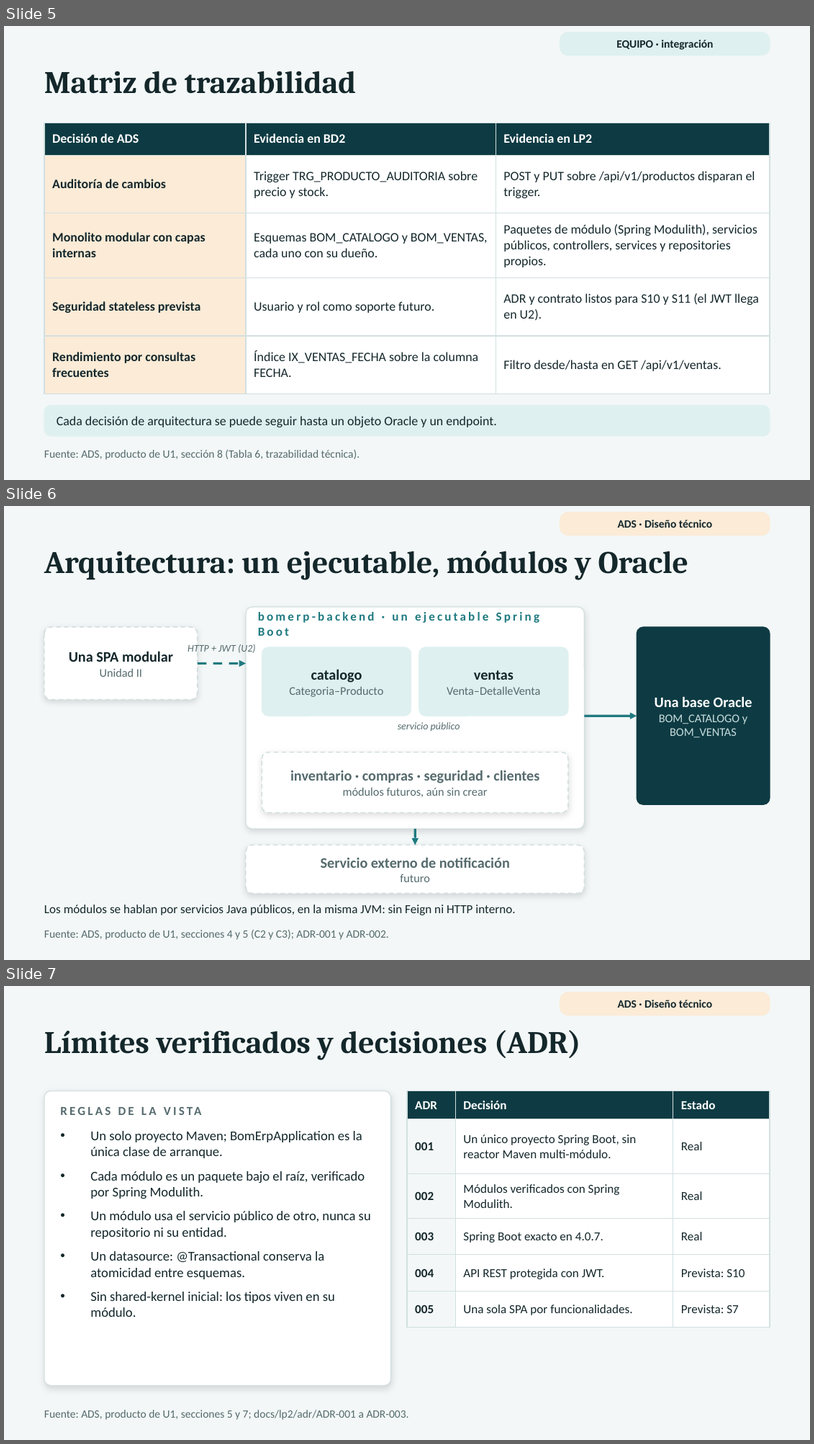
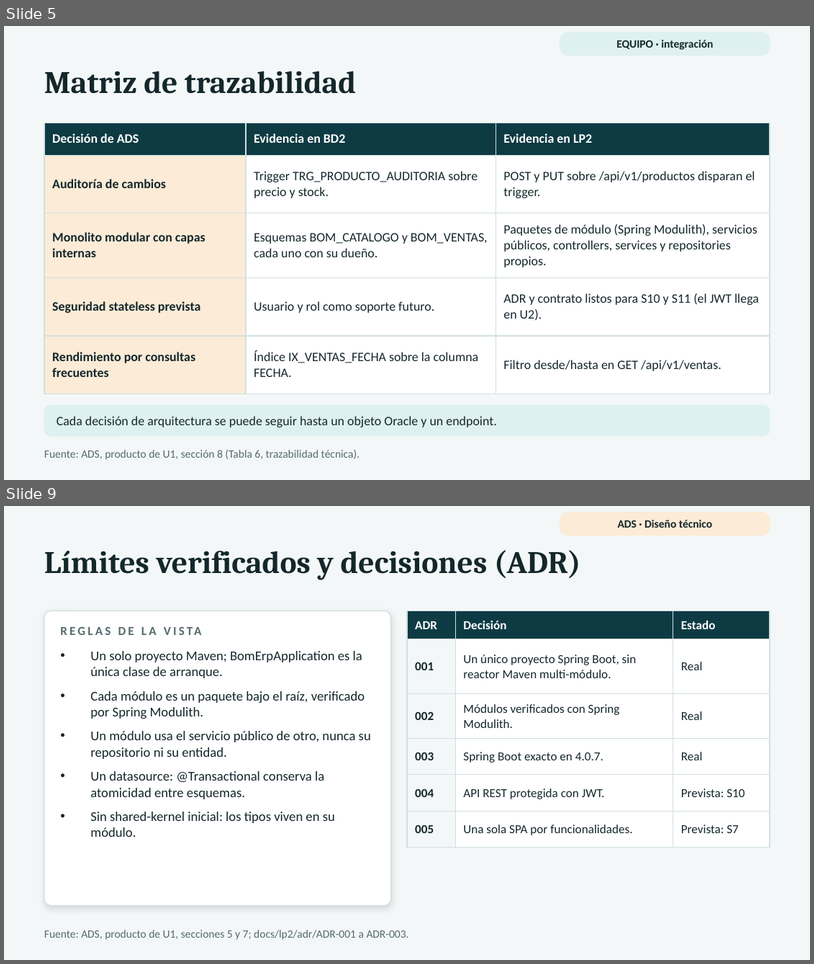
Before and after one commit to 262ciclo4/bomerp, a slide deck: docs/presentaciones/bomerp_U1_base_tecnica_empresarial.pptx. Shown one above the other, each under a label of ours: slides 5, 6 and 7 before the commit, slides 5 and 9 after it; the slides between them are not shown. The pictures are 814x1444 and 814x964 pixels, drawn with LibreOffice and Linux fonts; fonts in the diff are those of the drawing. Boxes give left, top, right and bottom in pixels: in the first picture for what was removed or moved away, otherwise in the second. Text is boxed around its words. In the diff, an @@ line names an element or a change of style, - is before the commit and + after.

```diff
--- a/docs/presentaciones/bomerp_U1_base_tecnica_empresarial.pptx
+++ b/docs/presentaciones/bomerp_U1_base_tecnica_empresarial.pptx
@@ slide 6 removed at (x1=4, y1=506, x2=810, y2=960), background #F3F7F7 @@
@@ rounded rectangle removed at (x1=561, y1=512, x2=770, y2=535) @@
@@ text removed at (x1=618, y1=520, x2=712, y2=528) @@
-ADS · Diseño técnico
@@ text removed at (x1=44, y1=551, x2=689, y2=580) @@
-Arquitectura: un ejecutable, módulos y Oracle
@@ rounded rectangle removed at (x1=246, y1=607, x2=584, y2=829) @@
@@ text removed at (x1=258, y1=612, x2=540, y2=636) @@
-bomerp-backend · un ejecutable Spring Boot
@@ rounded rectangle removed at (x1=44, y1=627, x2=198, y2=700) @@
@@ rounded rectangle removed at (x1=637, y1=627, x2=770, y2=804) @@
@@ text removed at (x1=69, y1=651, x2=173, y2=677) @@
-Una SPA modular
-Unidad II
@@ text removed at (x1=188, y1=644, x2=256, y2=653) @@
-HTTP + JWT (U2)
@@ rounded rectangle removed at (x1=262, y1=647, x2=412, y2=716) @@
@@ rounded rectangle removed at (x1=419, y1=647, x2=568, y2=716) @@
@@ arrow removed from (198, 663) to (246, 663) @@
@@ text removed at (x1=289, y1=669, x2=383, y2=697) @@
-catalogo
-Categoria–Producto
@@ text removed at (x1=447, y1=670, x2=540, y2=695) @@
-ventas
-Venta–DetalleVenta
@@ text removed at (x1=655, y1=696, x2=753, y2=737) @@
-Una base Oracle
-BOM_CATALOGO y BOM_VENTAS
@@ arrow removed from (584, 716) to (637, 716) @@
@@ text removed at (x1=398, y1=722, x2=460, y2=731) @@
-servicio público
@@ rounded rectangle removed at (x1=262, y1=752, x2=568, y2=813) @@
@@ text removed at (x1=291, y1=770, x2=540, y2=797) @@
-inventario · compras · seguridad · clientes
-módulos futuros, aún sin crear
@@ arrow removed from (415, 829) to (415, 844) @@
@@ rounded rectangle removed at (x1=246, y1=844, x2=584, y2=893) @@
@@ text removed at (x1=321, y1=857, x2=510, y2=882) @@
-Servicio externo de notificación
-futuro
@@ text removed at (x1=44, y1=904, x2=515, y2=915) @@
-Los módulos se hablan por servicios Java públicos, en la misma JVM: sin Feign ni HTTP interno.
@@ text removed at (x1=44, y1=929, x2=389, y2=939) @@
-Fuente: ADS, producto de U1, secciones 4 y 5 (C2 y C3); ADR-001 y ADR-002.
@@ what was slide 7 is now slide 9 @@
```
Also in this commit, not shown: 3 slides added, 8 other files.
